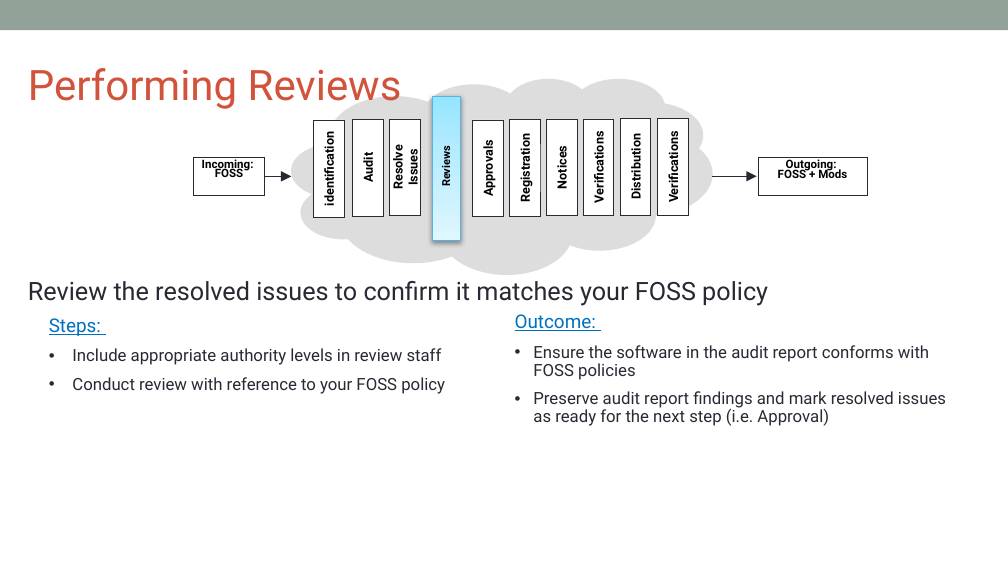
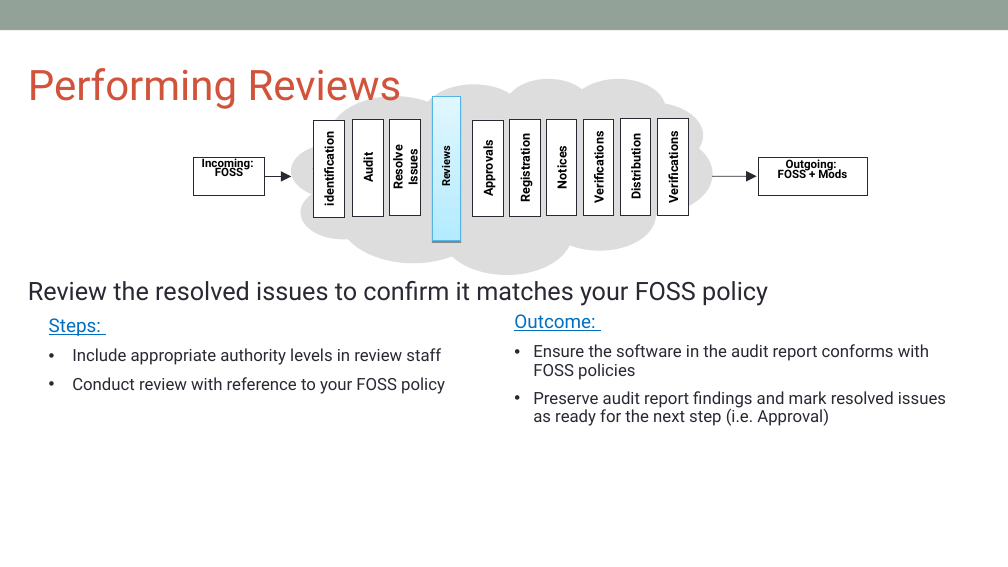
Before and after one commit to OpenChain-Project/Curriculum, a slide deck: slide 60 of slides/openchain-curriculum-for-1-1.pptx. Drawn at 1008x567 pixels with LibreOffice and Linux fonts; fonts in the diff are those of the drawing; background and template pictures are left out. Boxes give left, top, right and bottom in pixels: in the first picture for what was removed or moved away, otherwise in the second. Text is boxed around its words. In the diff, an @@ line names an element or a change of style, - is before the commit and + after.

```diff
--- a/slides/openchain-curriculum-for-1-1.pptx
+++ b/slides/openchain-curriculum-for-1-1.pptx
@@ rectangle at (x1=433, y1=97, x2=461, y2=241): fill gradient #95E5FF to #B4EBFF to #E0F7FF to gradient #B4EBFF to #E0F7FF; outline #55B4E5 0.75 pt to #55B4E5 0.74 pt; shadow changed @@
@@ rectangle "Registration" at (x1=510, y1=119, x2=540, y2=216): outline #292934 0.75 pt to #292934 0.74 pt @@
@@ rectangle "Incoming:" at (x1=194, y1=157, x2=265, y2=196): outline #292934 0.75 pt to #292934 0.74 pt @@
@@ arrow removed from (712, 176) to (757, 176) @@
@@ freeform shape added at (x1=712, y1=176, x2=757, y2=176), outline #292934 0.74 pt @@
```
Also in this commit, not shown: 48 other slides changed, 32 slides added, 2 other files.
